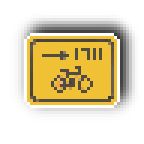
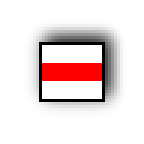
The second 144×144 image is a revision of the first. Changes to its layers:
showed group "skupina znaceni" (5 layers) over [left=21, top=21, right=126, bottom=120]
hid group "skupina znaceni silnicni" (2 layers) over [left=12, top=15, right=138, bottom=120]
